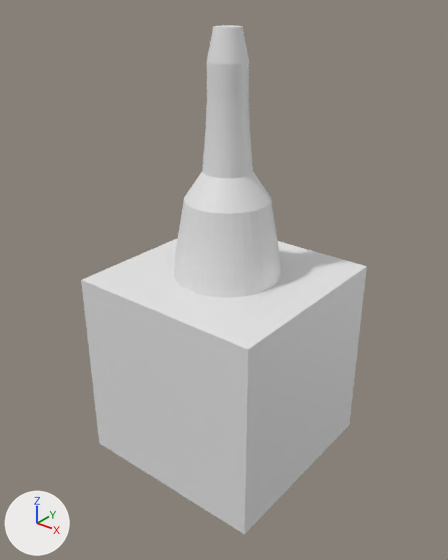
A saved change to the FBX model Assets/Props/WineBottle5WIP.fbx.
Rendered twice from a 50 mm camera at (3.44, -4.35, 3.61) aimed at (0.02, -0.08, 0.96). Arrows for +X, +Y and +Z are at lower left; the lights stay in place. Where no turn or scale is listed for an object, it has been applied to the vertices.
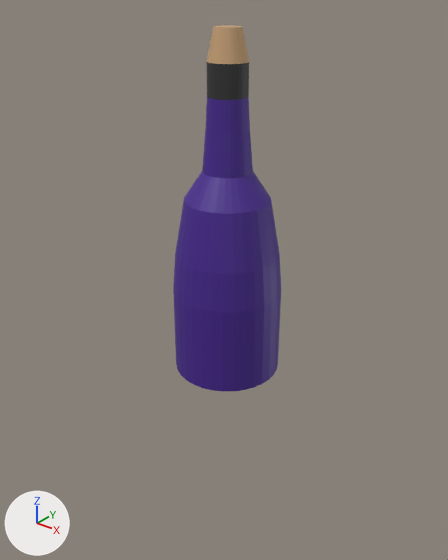
The newer file is also rescaled (x0.226), turned or shifted as a whole; pictures and numbers use the older file's frame.

What differs and where, as boxes [x1, y1, x2, y2] in the pictures (448 x 560 px):
'Cube', deleted
    before: [81, 238, 367, 534]
part 1 of me_cylinder, recoloured (grey to purple)
    both: [174, 97, 281, 297]
part 2 of me_cylinder, recoloured (grey to brown)
    both: [207, 25, 249, 64]
part 3 of me_cylinder, recoloured (grey to black)
    both: [207, 62, 249, 100]

The change, as a diff of the scene's bpy script:
```diff
--- a/Assets/Props/WineBottle5WIP.fbx.py
+++ b/Assets/Props/WineBottle5WIP.fbx.py
@@ mat_material_003 @@
+mat_material_003 = principled_material('Material.003')
+mat_material_003.base_color = (0.591, 0.371, 0.188)  # brown #caa478
@@ mat_material_002 @@
+mat_material_002 = principled_material('Material.002')
+mat_material_002.base_color = (0.0339, 0.0339, 0.0339)  # black #343434
@@ mat_material_001 @@
+mat_material_001 = principled_material('Material.001')
+mat_material_001.base_color = (0.0627, 0.0179, 0.278)  # purple #472490
@@ me_cylinder @@
 me_cylinder.from_pydata(...)  # 320 vertices, 290 faces; spans x -0.54..0.54, y -0.54..0.54, z -1.08..2.25
 # used by ob_cylinder; location = (0.0, 0.0, 1.0)
+# me_cylinder part 1: all 225 faces centred in x -0.53..0.53, y -0.53..0.53, z -1.08..1.55 switch from no material to mat_material_001 (purple #472490)
+# me_cylinder part 2: all 33 faces centred in x -0.15..0.15, y -0.15..0.15, z 2.11..2.25 switch from no material to mat_material_003 (brown #caa478)
+# me_cylinder part 3: all 32 faces centred in x -0.18..0.18, y -0.18..0.18, z 1.83 switch from no material to mat_material_002 (black #343434)
@@ ob_cube @@
-ob_cube = bpy.data.objects.new('Cube', me_cube)
-ob_cube.location = (0.0, 0.0, 0.0)
```
